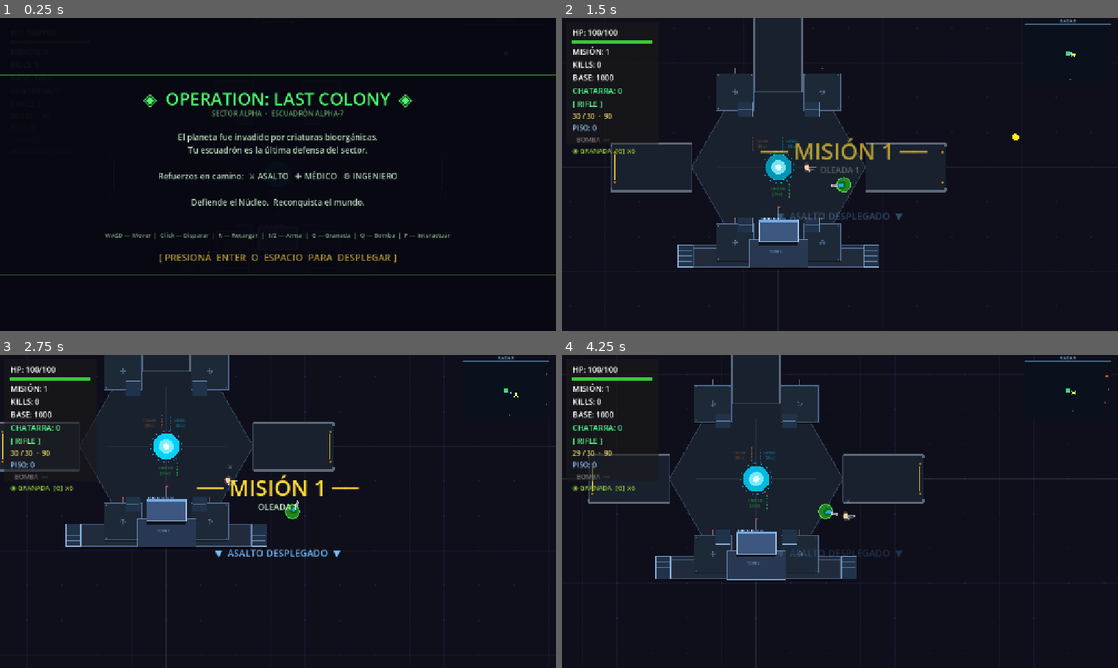
Above: before the commit, frames 1-4 (two rows, left to right).
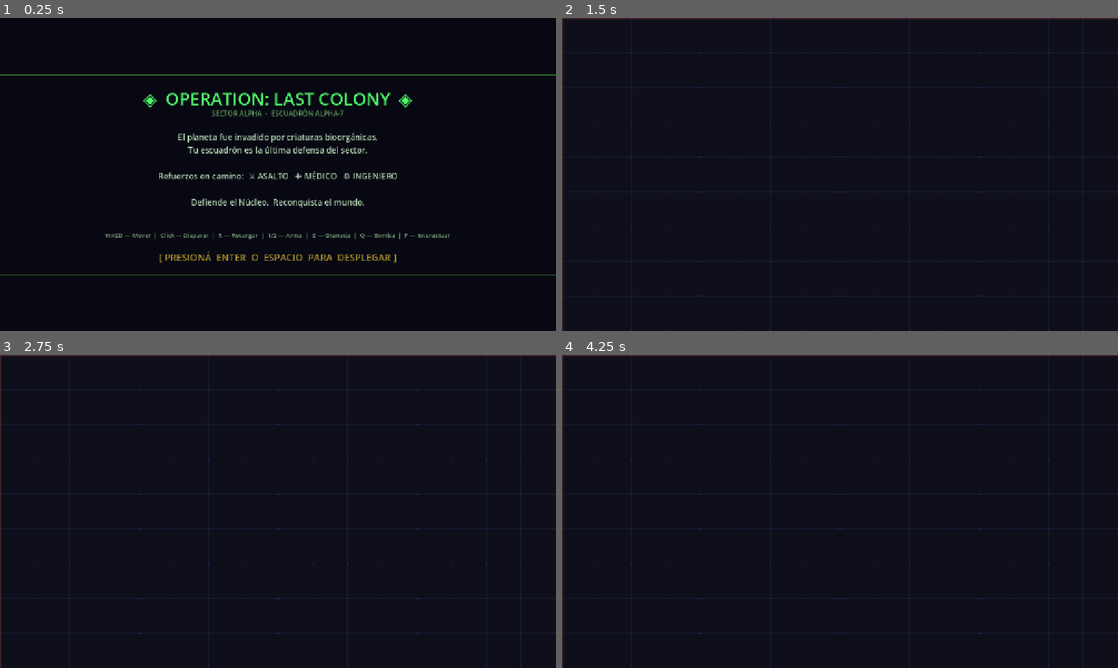
Above: after the commit, the same moments.

Repository: enriquecordero/last-colony
Game: Godot game, scene res://scenes/main.tscn
Two runs of this game, one before a commit and one after it. Both use one fixed random seed, a clock stepped at 60 frames per second and the inputs below. This scene is started directly instead of the project's main scene.
Inputs (mouse positions are in pixels of both pictures, inside the frame that each line leads up to):
- Up to frame 1 (0.25 s): no input
- Up to frame 2 (1.5 s): tap Enter at 0.5, 1.35 s; move the mouse to (962, 158) at 0.52 s; hold D 0.53-1.28 s; tap R at 0.6 s; click (962, 158) at 0.67 s; tap Space at 0.77 s; move the mouse to (728, 190) at 1.27 s; hold S from 1.28 s (still down)
- Up to frame 3 (2.75 s): tap Space at 1.52 s; move the mouse to (333, 442) at 2.02 s; release S at 2.03 s; hold D from 2.03 s (still down); tap Keypad Enter at 2.1 s
- Up to frame 4 (4.25 s): move the mouse to (812, 574) at 2.77 s; release D at 2.78 s; hold W 2.78-3.53 s; tap B at 2.85 s; click (812, 574) at 2.92 s; tap Space at 3.02, 3.77 s; move the mouse to (1006, 558) at 3.52 s; hold A from 3.53 s (still down); tap T at 3.6 s

The runs differ from the first frame. In frame 2, 10% of the frame differs, in the area x 0-100%, y 0-100%; in frame 3, 10%; in frame 4, 9.8%.
Error before the commit: Cannot call method 'queue_free' on a null value. (res://scripts/main.gd:322)
Error after the commit: Parse Error: Cannot infer the type of "bounds" variable because the value doesn't have a set type. (res://scripts/player.gd:165)

Commit message:
Constrain player movement to elevated platform bounds
When the player is on level 1, 2, or 3, their position is clamped to
the Rect2 of the current platform after each move_and_slide(). Level 2
and 3 have a single area each (tower rects); level 1 picks the nearest
corner platform or south wall.

Co-Authored-By: Claude Sonnet 4.6 <noreply@anthropic.com>

Diff:
--- a/scripts/fortress.gd
+++ b/scripts/fortress.gd
@@ -686,3 +686,27 @@
 # Lista de centros de puerta para que el HUD muestre indicadores
 func get_door_centers() -> Dictionary:
 	return door_centers
+
+# Returns the Rect2 the player must stay within at the given elevation.
+# Level 0 returns an empty Rect2 (no constraint).
+# Level 1 returns the nearest level-1 area (corner platform or south wall).
+func get_level_bounds(level: int, pos: Vector2) -> Rect2:
+	match level:
+		1:
+			var best := platform_polygons[0]
+			var best_d := pos.distance_to(best.get_center())
+			for r in platform_polygons:
+				var d := pos.distance_to(r.get_center())
+				if d < best_d:
+					best_d = d
+					best   = r
+			var sw_d := pos.distance_to(south_wall_rect.get_center())
+			if sw_d < best_d:
+				return south_wall_rect
+			return best
+		2:
+			return tower_l2_rect
+		3:
+			return tower_l3_rect
+		_:
+			return Rect2()
--- a/scripts/player.gd
+++ b/scripts/player.gd
@@ -103,6 +103,7 @@
 	_move()
 	look_at(get_global_mouse_position())
 	move_and_slide()
+	_clamp_to_elevation_platform()
 
 	_fire_cd -= delta
 	_stair_cooldown = maxf(_stair_cooldown - delta, 0.0)
@@ -157,6 +158,18 @@
 # ─────────────────────────────────────────────────────────────────────────────
 # Elevación
 # ─────────────────────────────────────────────────────────────────────────────
+
+func _clamp_to_elevation_platform() -> void:
+	if _elevation_level == 0 or not is_instance_valid(fortress):
+		return
+	var bounds := fortress.get_level_bounds(_elevation_level, global_position)
+	if bounds.size == Vector2.ZERO:
+		return
+	const MARGIN := 8.0
+	global_position.x = clamp(global_position.x,
+		bounds.position.x + MARGIN, bounds.end.x - MARGIN)
+	global_position.y = clamp(global_position.y,
+		bounds.position.y + MARGIN, bounds.end.y - MARGIN)
 
 func _check_stair_zone() -> void:
 	if not is_instance_valid(fortress):
